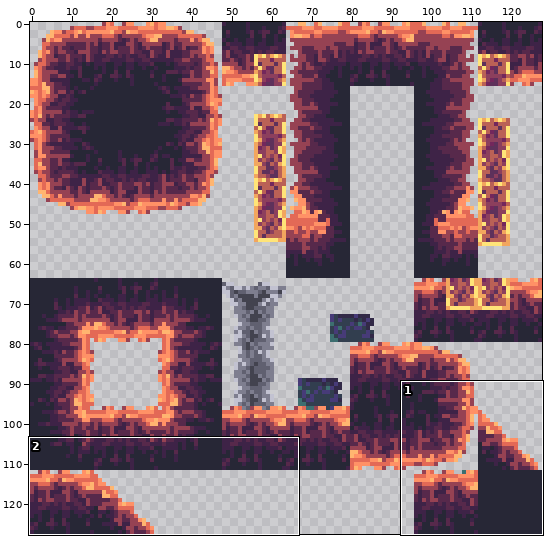
File history of a sprite sheet, Assets/Sprites/Complete.png. Above, an overview of the earlier version with the close-up marked.
Close-up. First the earlier version:
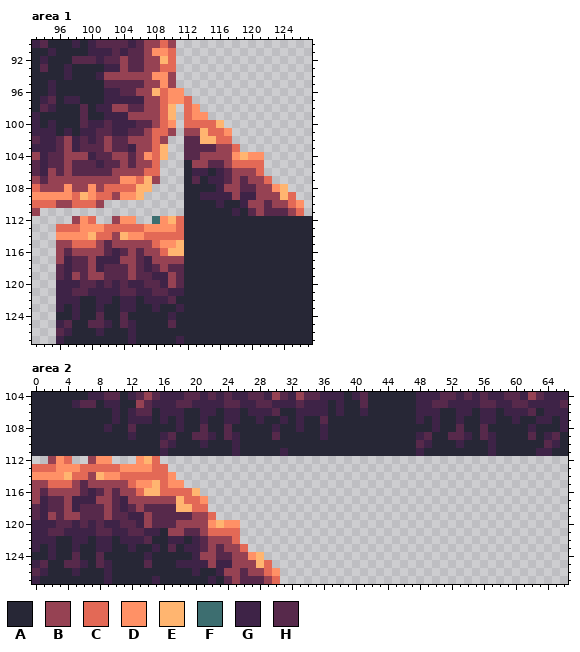
The file is 128x128 pixels. Shown: area 1: x 93..127, y 90..127; area 2: x 0..66, y 104..127.
Palette (. is transparent): A #272736  B #964253  C #e36956  D #ff9166  E #ffb570  F #3d6e70  G #3e2347  H #57294b
Pixels before, area 1, first column x 93:
 90 GHAAAGAGHHHHGHBBCB.................
 91 AAGAAAAGGGHGHHBDDC.................
 92 AGAAAHHHGHHBHHBBEC.................
 93 AHAAGAAAAGGBHHBBCC.................
 94 AAAAGAAAGBBBBBBDDB.................
 95 AAGAAAAAAHHHHHBBDB.................
 96 AAGAAAAAAGGHHBBECDD................
 97 AGHAGGAAAGGGGGBBCDDC...............
 98 AHGAAAHAGGBBHHBBCE.CD..............
 99 GAAAAAHAAGGGBBBBCE.CDD.............
100 GAGAAAHGGHGGGHHBCD.CCCCE...........
101 GGGAGAGGHHGGHHBCCB.BBECCD..........
102 HGGHBGHGHBHHBBBCB..HHEECC..........
103 GGGHBGHHHBHHGBBCE..HHHHBBC.........
104 BGHHBBBGHHBBHBDCE..HHBBBBDEDD......
105 HGHHBHHHGHHBHBBC...ABBHHBCCCC......
106 HGBHBHHHHHBBBBCC...AGGAGHBBBC......
107 BHBBBBBBBBBDDCEB...AHAGGHBHBBC.....
108 CBBBDBBDBCCCCEE....AAAAGBBHHBBDE...
109 DDDDDCEDCCBDDE.....AAGGGGBGGBBBEC..
110 CCCBBCCCB..........AAAAGAAGBBHBBCD.
111 B..................AAAAAAGAHBHHHBC.
112 .....BDC..BDD..FDECAAAAAAAAAAAAAAAA
113 ...CCCDDDCCCCCDDDDCAAAAAAAAAAAAAAAA
114 ...DDDDECCBEDDCCCCCAAAAAAAAAAAAAAAA
115 ...BBCCCBHBBBBBCDDEAAAAAAAAAAAAAAAA
116 ...BHBBBBHGHBHBBCEEAAAAAAAAAAAAAAAA
117 ...BGHHBGGGBBHGBBBBAAAAAAAAAAAAAAAA
118 ...HGHHBGHHHBHGHBHHAAAAAAAAAAAAAAAA
119 ...HGBHBBHHHBHHGGBHAAAAAAAAAAAAAAAA
120 ...GGGHHGHGHGGHHGBHAAAAAAAAAAAAAAAA
121 ...GGHHGGGGHHGGHHGGAAAAAAAAAAAAAAAA
122 ...GGGAAGGAGGAGGGHAAAAAAAAAAAAAAAAA
123 ...GAGAAGAAGGAAGAAGAAAAAAAAAAAAAAAA
124 ...AAGAAHAAHAAAAAGAAAAAAAAAAAAAAAAA
125 ...GHAAHHGAHGAAAAHAAAAAAAAAAAAAAAAA
126 ...HGAAAGAAAGAAAAAAAAAAAAAAAAAAAAAA
127 ...GAAAAAAAAGAAAAAGAAAAAAAAAAAAAAAA
Pixels before, area 2, first column x 0:
104 AAAAAAAGGHHAGHBHGGGHHGHGHGGHHGBHGBHHGGGAGHAAAAAAGGGHHGHGHGGHHGBHGGG
105 AAAAAGHHAGGAABHGGGHHGGGGHHGGHHGGGHGGGAGAAHAAAAAAGGHHGGGGHHGGHHGGGGH
106 AAAAAAAAAAGAGHHAGGGAAGGAGGAGGGHAAGGGGAGAAGAAAAAAGGGAAGGAGGAGGGHAGGG
107 AAAAAAAAAAGAGGGAGAGAAGAAGGAAGAAGAGAAHAAAAAAAAAAAGAGAAGAAGGAAGAAGGAG
108 AAAAAAAAAGAAHAAAAAGAAHAAHAAAAAGAAGAAGAAAAAAAAAAAAAGAAHAAHAAAAAGAAAG
109 AAAAAAAAAAAAGAAAGHAAHHGAHGAAAAHAAAAAGAAAAAAAAAAAGHAAHHGAHGAAAAHAGHA
110 AAAAAAAAAAAAAAAAHGAAAGAAAGAAAAAAAAAAAAAAAAAAAAAAHGAAAGAAAGAAAAAAHGA
111 AAAAAAAAAAAAAAAAGAAAAAAAAGAAAAAGAAAAAAAAAAAAAAAAGAAAAAAAAGAAAAAGGAA
112 ..BDC..BDD...DEC...................................................
113 CCCDDDCCCCCDDDDCC..................................................
114 DDDDECCBEDDCCCCCCD.................................................
115 BBCCCBHBBBBBCDDECDD................................................
116 BHBBBBHGHBHBBCEECCCCE..............................................
117 BGHHBGGGBBHGBBBBBBECCD.............................................
118 HGHHBGHHHBHGHBHHHHEECC.............................................
119 HGBHBBHHHBHHGGBHHHHHBBC............................................
120 GGGHHGHGHGGHHGBHHHBBBBDEDD.........................................
121 GGHHGGGGHHGGHHGGABBHHBCCCC.........................................
122 GGGAAGGAGGAGGGHAAGGAGHBBBC.........................................
123 GAGAAGAAGGAAGAAGAHAGGHBHBBC........................................
124 AAGAAHAAHAAAAAGAAAAAGBBHHBBDE......................................
125 GHAAHHGAHGAAAAHAAAGGGGBGGBBBEC.....................................
126 HGAAAGAAAGAAAAAAAAAAGAAGBBHBBCD....................................
127 GAAAAAAAAGAAAAAGAAAAAAGAHBHHHBC....................................
Once edited:
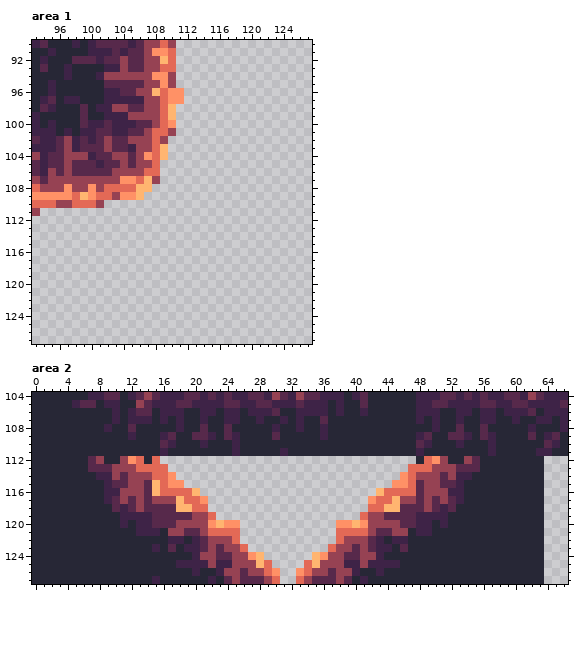
Difference:
Changed rows in their new state; - is an unchanged pixel.
Area 1:
first column x 96:
 97 ----------------.---------------
 98 ----------------..--------------
 99 ----------------...-------------
100 ----------------.....-----------
101 ----------------......----------
102 ----------------......----------
103 ----------------.......---------
104 ----------------..........------
105 ----------------..........------
106 ----------------..........------
107 ----------------...........-----
108 ----------------.............---
109 ----------------..............--
110 ----------------...............-
111 ----------------...............-
112 --...--...--....................
113 ................................
114 ................................
115 ................................
116 ................................
117 ................................
118 ................................
119 ................................
120 ................................
121 ................................
122 ................................
123 ................................
124 ................................
125 ................................
126 ................................
127 ................................
Area 2:
first column x 0:
112 AAAAAAAHBAABDCA---------------------------------ACDBAABHAAAAAAAA
113 AAAAAAAHHHBBBCC--------------------------------CCCBBBHHHAAAAAAAA
114 AAAAAAAAGGBHBBB-------------------------------DCBBBHBGGAAAAAAAAA
115 AAAAAAAAAGHHBBH------------------------------DDCHBBHHGAAAAAAAAAA
116 AAAAAAAAAGG--BH----------------------------ECCCCHBBBGGAAAAAAAAAA
117 AAAAAAAAAG-BH-H---------------------------DCCEBBHBHBHGAAAAAAAAAA
118 AAAAAAAAAA--------------------------------CCEEHHHBHGHAAAAAAAAAAA
119 AAAAAAAAAAAG--G--------------------------CBBHHHHGGGGAAAAAAAAAAAA
120 AAAAAAAAAAAGA-G-----------------------DDEDBBBBHHGGAGAAAAAAAAAAAA
121 AAAAAAAAAAAAAG------------------------CCCCBHHBBAGGAAAAAAAAAAAAAA
122 AAA--AA-AA-AAAA-----------------------CBBBHGAGGAAAAAAAAAAAAAAAAA
123 A-A--A--AA--A------------------------CBBHBHGGAHAAAAAAAAAAAAAAAAA
124 --A--A--A-----A--------------------EDBBHHBBGAAAAAAAAAAAAAAAAAAAA
125 AA--AAA-AA----A-------------------CEBBBGGBGGGGAAAAAAAAAAAAAAAAAA
126 AA---A---A-----------------------DCBBHBBGAAGAAAAAAAAAAAAAAAAAAAA
127 A--------A-----------------------CBHHHBHAGAAAAAAAAAAAAAAAAAAAAAA
Pixel boxes of the changes (left, top, right, bottom) in both close-ups:
erased: (56, 96, 312, 344)
changed: (32, 456, 152, 584)
added: (296, 456, 544, 584)
